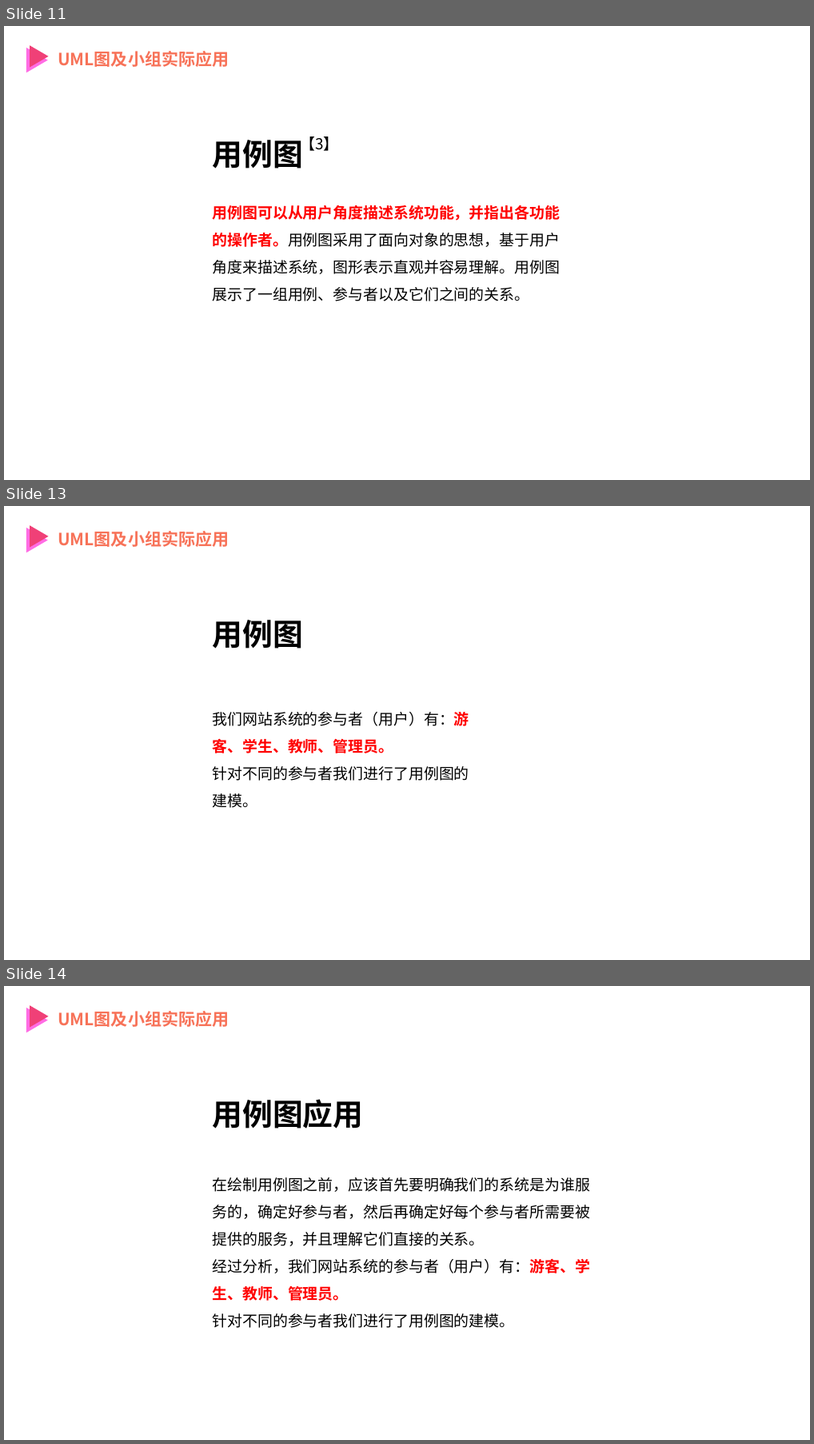
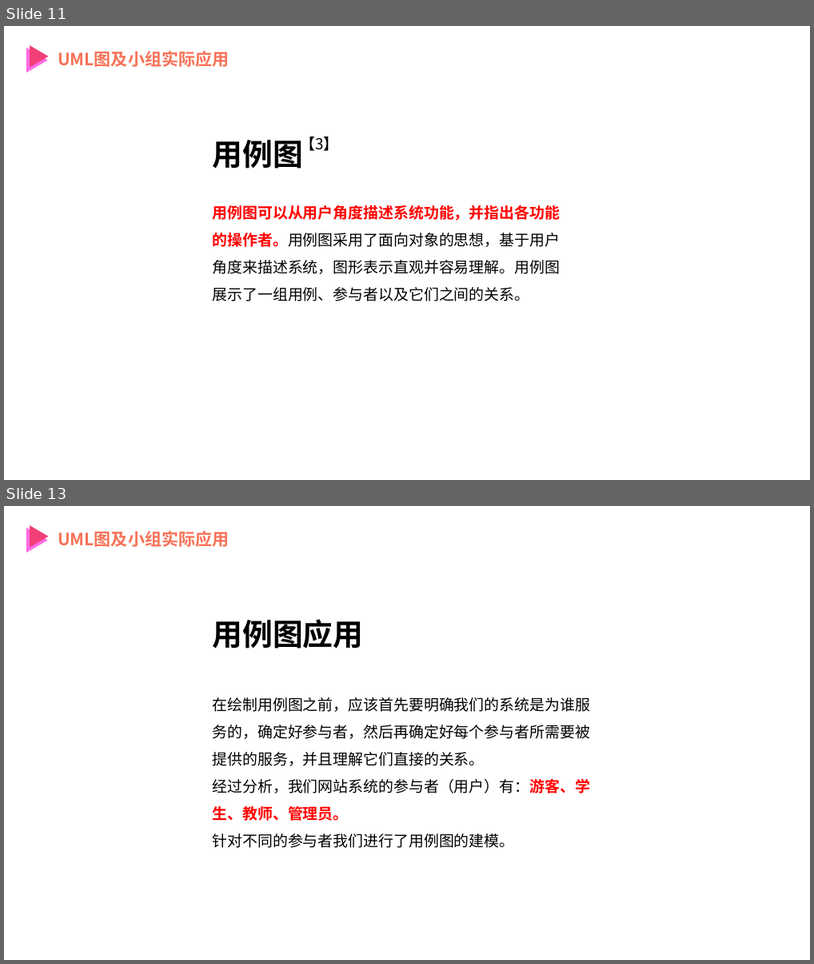
Before and after one commit to PRD2018-G12/SE-Education-Assistant-System, a slide deck: 非受控文档/UML翻转课堂/UML基础IV 综合应用和问题解答.pptx. Shown one above the other, each under a label of ours: slides 11, 13 and 14 before the commit, slides 11 and 13 after it; the slides between them are not shown. The pictures are 814x1444 and 814x964 pixels, drawn with LibreOffice and Linux fonts; fonts in the diff are those of the drawing. Boxes give left, top, right and bottom in pixels: in the first picture for what was removed or moved away, otherwise in the second. Text is boxed around its words. In the diff, an @@ line names an element or a change of style, - is before the commit and + after.

```diff
--- a/非受控文档/UML翻转课堂/UML基础IV 综合应用和问题解答.pptx
+++ b/非受控文档/UML翻转课堂/UML基础IV 综合应用和问题解答.pptx
@@ slide 13 removed at (4,506,810,960), background #FFFFFF @@
@@ triangle removed at (26,528,47,552) @@
@@ triangle removed at (30,526,49,548) @@
@@ text removed at (58,531,229,547) @@
-UML图及小组实际应用
@@ text removed at (213,620,303,648) @@
-用例图
@@ text removed at (213,712,470,808) @@
-我们网站系统的参与者（用户）有：游客、学生、教师、管理员。
-针对不同的参与者我们进行了用例图的建模。
@@ what was slide 14 is now slide 13 @@
```
Also in this commit, not shown: 2 slides changed, 1 other file.
